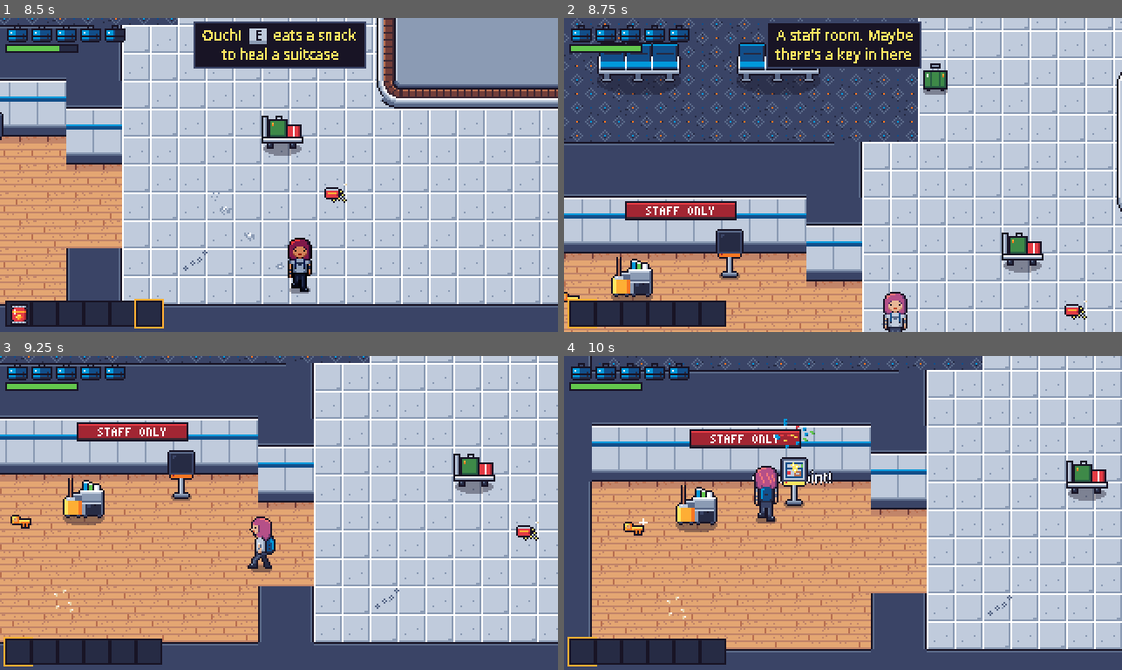
Above: before the commit, frames 1-4 (two rows, left to right).
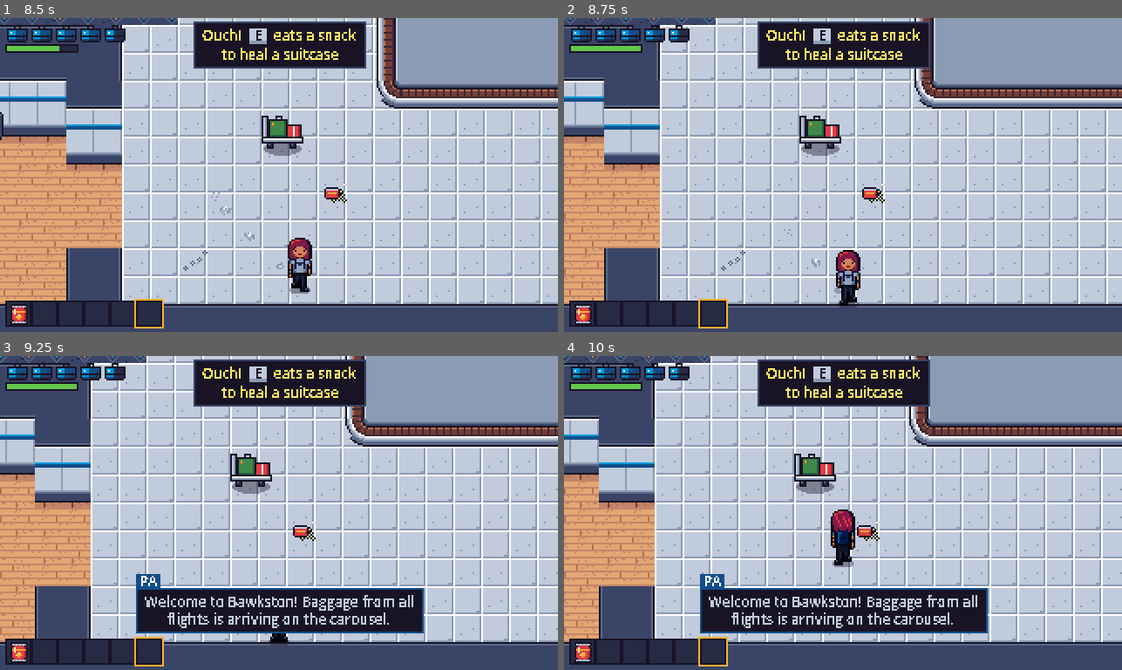
Above: after the commit, the same moments.

Repository: mvdmakesthings/PlanePoultryPanic
Game: Godot game, scene res://tests/level_01_smoke.tscn
Same seed, same stepped clock (60 frames per second), same inputs: the game is played once before the commit and once after it. This scene is started directly instead of the project's main scene.
Inputs (mouse positions are in pixels of both pictures, inside the frame that each line leads up to):
- Up to frame 1 (8.5 s): tap Enter (ui_accept) at 0.5, 0.77, 1.07, 3.77, 4.07, 5, 6.77, 7.07 s; move the mouse to (401, 159) at 0.52 s; hold D (move_right) 0.53-1.25 s; hold Shift (run) 0.53-1.25 s; click (401, 159) at 0.67 s; tap I every 1.5 s from 0.8 to 8.3 s; drag from (167, 190) to (345, 240) at 1.27 s; move the mouse to (334, 105) at 2.02 s; hold D (move_right) 2.03-2.75 s; hold G (drop_item) 2.03-2.75 s; drag from (251, 237) to (496, 328) at 2.77 s; move the mouse to (446, 222) at 3.52 s; hold A (move_left) 3.53-4.25 s; hold F (interact) 3.53-4.25 s; tap Escape (pause) at 4.15 s; drag from (111, 127) to (195, 96) at 4.27 s; move the mouse to (306, 175) at 5.02 s; hold S (move_down) 5.03-5.75 s; hold Q (prev_item) 5.03-5.75 s; click (306, 175) at 5.17 s; drag from (195, 96) to (167, 190) at 5.77 s; move the mouse to (401, 159) at 6.52 s; hold W (move_up) 6.53-7.25 s; hold Space (use_item) 6.53-7.25 s; drag from (167, 190) to (345, 266) at 7.27 s; move the mouse to (334, 105) at 8.02 s; hold S (move_down) from 8.03 s (still down); hold Shift (run) from 8.03 s (still down)
- Up to frame 2 (8.75 s): keep holding S (move_down); keep holding Shift (run)
- Up to frame 3 (9.25 s): release S (move_down) at 8.75 s; release Shift (run) at 8.75 s; drag from (251, 575) to (457, 594) at 8.77 s
- Up to frame 4 (10 s): move the mouse to (1010, 560) at 9.52 s; hold W (move_up) from 9.53 s (still down); hold G (drop_item) from 9.53 s (still down); click (1010, 560) at 9.67 s; tap Enter (ui_accept) at 9.77 s; tap I at 9.8 s

Frame 1 is identical in both runs. In frame 2, 72% of the frame differs, in the area x 0-100%, y 0-100%; in frame 3, 52%; in frame 4, 70%.

Commit message:
Crossfade music, duck it under big cues, and rebalance the sound mix
Music now crossfades over 1.2 s when the track changes, fades in from
silence and fades out when stopped, with per-track trims so every loop
plays at about the same loudness. Big cues (checkpoint, level clear,
death, boss hit, crown burst, key, PA chime) dip the music briefly.
Sound trims were set from each file's measured loudness: frequent
sounds sit lower, big moments higher. Frequent sounds also get a random
volume spread on top of the pitch spread, and more sounds get pitch
spread (musical stings stay in tune). The same sound starting several
times at once is capped at three, each copy quieter.

Diff:
--- a/game/scripts/managers/audio_manager.gd
+++ b/game/scripts/managers/audio_manager.gd
@@ -9,28 +9,66 @@
 ##
 ## play("cluck", position) plays a sound in the world, quieter the further
 ## it is from the camera; play("pickup") without a position plays it flat.
+##
+## Music crossfades when the track changes, and dips for a moment under
+## big cues (a checkpoint, the boss being hit) so they come through.
 
 const BUSES: Array[String] = ["Music", "Effects", "Ambience"]
 const SFX_DIR := "res://assets/audio/sfx/"
 const MUSIC_DIR := "res://assets/audio/music/"
-## Per-sound volume trim (dB) and random pitch spread, so repeated sounds
-## don't sound robotic. Sounds not listed play as recorded.
+## Per-sound mix settings, so everything sits at a sensible level:
+##   db     volume trim. Frequent sounds (steps, pecks) sit low; big
+##          moments (boss hits, checkpoints) sit high. Set from each
+##          file's measured loudness, so redone sounds may need new trims.
+##   pitch  random pitch spread, so repeats don't sound robotic. Musical
+##          stings (checkpoint, level clear) have none, to stay in tune.
+##   vol    random volume spread in dB, for the same reason
+##   duck   [dB, seconds]: dip the music this much, recovering over this long
+## Sounds not listed play as recorded.
 const SOUNDS := {
-	"step": {"db": -10.0, "pitch": 0.12},
+	"step": {"db": -9.0, "pitch": 0.12, "vol": 3.0},
 	"pickup": {"db": -2.0, "pitch": 0.05},
-	"throw": {"db": 0.0, "pitch": 0.1},
+	"throw": {"db": 0.0, "pitch": 0.1, "vol": 1.5},
 	"eat": {"db": 0.0, "pitch": 0.05},
-	"hurt": {"db": -3.0, "pitch": 0.05},
-	"peck": {"db": -2.0, "pitch": 0.15},
-	"splat": {"db": -2.0, "pitch": 0.1},
-	"poof": {"db": 0.0, "pitch": 0.1},
-	"cluck": {"db": -4.0, "pitch": 0.15},
+	"hurt": {"db": -3.0, "pitch": 0.05, "vol": 1.0},
+	"peck": {"db": -2.0, "pitch": 0.15, "vol": 2.0},
+	"splat": {"db": -4.0, "pitch": 0.1, "vol": 2.0},
+	"poof": {"db": -3.0, "pitch": 0.1, "vol": 1.5},
+	"cluck": {"db": -6.0, "pitch": 0.15, "vol": 2.0},
 	"spray": {"db": 0.0, "pitch": 0.05},
-	"shove": {"db": -2.0, "pitch": 0.1},
-	"locked": {"db": -2.0, "pitch": 0.0},
-	"door": {"db": -4.0, "pitch": 0.05},
-	"closet": {"db": -2.0, "pitch": 0.1},
+	"shove": {"db": -4.0, "pitch": 0.1, "vol": 1.5},
+	"locked": {"db": -3.5, "pitch": 0.0},
+	"door": {"db": -3.0, "pitch": 0.05},
+	"closet": {"db": -4.0, "pitch": 0.1},
+	"key": {"db": -3.0, "duck": [-5.0, 0.6]},
+	"switch": {"db": -3.0, "pitch": 0.1},
+	"shutter": {"db": -2.0, "pitch": 0.05},
+	"vend": {"db": -2.0, "pitch": 0.05},
+	"vent": {"db": -4.0, "pitch": 0.1},
+	"whoosh": {"db": -2.0, "pitch": 0.12, "vol": 1.5},
+	"beep": {"db": -1.5, "pitch": 0.03},
+	"flap": {"pitch": 0.15, "vol": 2.0},
+	"stamp": {"pitch": 0.05},
+	"boss_hit": {"db": -1.0, "pitch": 0.05, "duck": [-6.0, 0.6]},
+	"crown_burst": {"duck": [-8.0, 1.0]},
+	"checkpoint": {"db": -1.0, "duck": [-6.0, 0.8]},
+	"level_clear": {"duck": [-10.0, 1.5]},
+	"death": {"duck": [-10.0, 1.2]},
+	"pa_chime": {"duck": [-6.0, 1.6]},
 }
+## Per-track trims (dB) so every loop plays at about the same loudness.
+const MUSIC := {"arrivals": -1.7, "boss": -1.4, "gates": -0.3, "security": -0.2, "victory": 0.0}
+## Seconds to crossfade between tracks, to fade a track in from silence,
+## and to fade one out when the music stops.
+const CROSSFADE_TIME := 1.2
+const FADE_IN_TIME := 0.4
+const FADE_OUT_TIME := 0.6
+## The same sound starting again within this many msec stacks up (four
+## chickens poofing at once): each extra copy is quieter, and past
+## MAX_STACK they're skipped.
+const STACK_MSEC := 40
+const MAX_STACK := 3
+const STACK_DB := -4.0
 ## How many sounds can play at once, flat and in the world.
 const POOL_SIZE := 12
 ## Beyond this distance from the camera, world sounds are silent.
@@ -43,8 +81,20 @@
 var _loops: Array[AudioStreamPlayer2D] = []
 var _next_flat := 0
 var _next_world := 0
+## Two music players, so one can fade out while the other fades in.
+## _music is the current one.
 var _music: AudioStreamPlayer
+var _music_old: AudioStreamPlayer
 var _music_name := ""
+## Each player's fade (0 silent to 1 full), where it's heading, and how
+## fast (per second).
+var _fades := {}
+## The music dip under a big cue, in dB (0 or less), and how fast it recovers.
+var _duck_db := 0.0
+var _duck_recover := 0.0
+## When each sound last started (msec) and how many copies are stacked.
+var _last_start := {}
+var _stack := {}
 
 
 func _ready() -> void:
@@ -68,8 +118,33 @@
 		add_child(world)
 		_world.append(world)
 	_music = AudioStreamPlayer.new()
-	_music.bus = "Music"
-	add_child(_music)
+	_music_old = AudioStreamPlayer.new()
+	for player in [_music, _music_old]:
+		player.bus = "Music"
+		add_child(player)
+		_fades[player] = {"fade": 0.0, "target": 0.0, "rate": 1.0}
+
+
+func _process(delta: float) -> void:
+	# Count time as it really passes, even during a hit-stop.
+	var real := delta / maxf(Engine.time_scale, 0.01)
+	for player: AudioStreamPlayer in _fades:
+		var f: Dictionary = _fades[player]
+		f["fade"] = move_toward(f["fade"], f["target"], f["rate"] * real)
+		if f["fade"] <= 0.0 and f["target"] <= 0.0 and player.playing:
+			player.stop()
+	_duck_db = minf(_duck_db + _duck_recover * real, 0.0)
+	_apply_music_volume()
+
+
+func _apply_music_volume() -> void:
+	for player: AudioStreamPlayer in _fades:
+		var trim := float(MUSIC.get(_track_of(player), 0.0))
+		player.volume_db = trim + linear_to_db(maxf(_fades[player]["fade"], 0.0001)) + _duck_db
+
+
+func _track_of(player: AudioStreamPlayer) -> String:
+	return player.stream.resource_path.get_file().get_basename() if player.stream else ""
 
 
 func _exit_tree() -> void:
@@ -87,7 +162,11 @@
 
 func _release_all() -> void:
 	_music_name = ""
-	var players: Array[Node] = [_music]
+	_duck_db = 0.0
+	for player: AudioStreamPlayer in _fades:
+		_fades[player]["fade"] = 0.0
+		_fades[player]["target"] = 0.0
+	var players: Array[Node] = [_music, _music_old]
 	players.append_array(_flat)
 	players.append_array(_world)
 	players.append_array(_loops)
@@ -104,7 +183,16 @@
 		return
 	var info: Dictionary = SOUNDS.get(sound, {})
 	var pitch := 1.0 + randf_range(-1.0, 1.0) * float(info.get("pitch", 0.0))
-	var db := float(info.get("db", 0.0))
+	var db := float(info.get("db", 0.0)) + randf_range(-1.0, 1.0) * float(info.get("vol", 0.0))
+	var now := Time.get_ticks_msec()
+	var stacked := int(_stack.get(sound, 0)) + 1 if now - int(_last_start.get(sound, -100000)) < STACK_MSEC else 0
+	if stacked >= MAX_STACK:
+		return
+	_stack[sound] = stacked
+	_last_start[sound] = now
+	db += STACK_DB * stacked
+	if info.has("duck"):
+		duck(info["duck"][0], info["duck"][1])
 	if at is Vector2:
 		var player := _pick(_world, _next_world) as AudioStreamPlayer2D
 		_next_world = (_next_world + 1) % POOL_SIZE
@@ -143,18 +231,43 @@
 	return _loops.filter(func(p: AudioStreamPlayer2D) -> bool: return p.playing)
 
 
-## Starts a music track by name (it loops). Does nothing if it's already playing.
+## Starts a music track by name (it loops), crossfading from whatever was
+## playing. Does nothing if it's already playing.
 func play_music(track: String) -> void:
 	if track == _music_name and _music.playing:
 		return
+	var crossfade := _music.playing
+	# The playing track becomes the old one and fades out.
+	var old := _music
+	_music = _music_old
+	_music_old = old
+	_fade(_music_old, 0.0, CROSSFADE_TIME)
 	_music_name = track
 	_music.stream = _looping(_stream(MUSIC_DIR, track))
+	_fades[_music]["fade"] = 0.0
+	_fade(_music, 1.0, CROSSFADE_TIME if crossfade else FADE_IN_TIME)
+	_apply_music_volume()
 	_music.play()
 
 
+## Fades the music out.
 func stop_music() -> void:
 	_music_name = ""
-	_music.stop()
+	_fade(_music, 0.0, FADE_OUT_TIME)
+	_fade(_music_old, 0.0, FADE_OUT_TIME)
+
+
+## Dips the music by db (negative) for a big cue, recovering over seconds.
+func duck(db: float, seconds: float) -> void:
+	if db < _duck_db:
+		_duck_db = db
+		_duck_recover = -db / seconds
+
+
+func _fade(player: AudioStreamPlayer, target: float, seconds: float) -> void:
+	var f: Dictionary = _fades[player]
+	f["target"] = target
+	f["rate"] = 1.0 / seconds
 
 
 func music_playing() -> String:
--- a/game/tests/level_01_smoke.gd
+++ b/game/tests/level_01_smoke.gd
@@ -344,6 +344,25 @@
 	_check(hud._exhausted, "the stamina bar flashes when she runs out of breath")
 	player._update_stamina(false, 10.0)
 	_check(not hud._exhausted, "it stops flashing once she can run again")
+
+	# Audio polish: tracks crossfade, big cues duck the music, and a pile
+	# of identical sounds at once is capped.
+	AudioManager.play_music("security")
+	await get_tree().process_frame
+	_check(AudioManager._music.playing and AudioManager._music_old.playing, "a new track crossfades with the old one")
+	await _wait(1.5)
+	_check(not AudioManager._music_old.playing and AudioManager.music_playing() == "security",
+		"the old track fades out and stops")
+	AudioManager.play("checkpoint")
+	_check(AudioManager._duck_db < 0.0, "a checkpoint ducks the music")
+	await _wait(1.0)
+	_check(AudioManager._duck_db == 0.0, "the music comes back up after the duck")
+	var playing_before := AudioManager._world.filter(func(p: AudioStreamPlayer2D) -> bool: return p.playing).size()
+	for i in 6:
+		AudioManager.play("poof", player.global_position)
+	var started := AudioManager._world.filter(func(p: AudioStreamPlayer2D) -> bool: return p.playing).size() - playing_before
+	_check(started == AudioManager.MAX_STACK, "six poofs at once only play %d copies (%d)" % [AudioManager.MAX_STACK, started])
+	AudioManager.play_music("arrivals")
 	level.queue_free()
 
 
